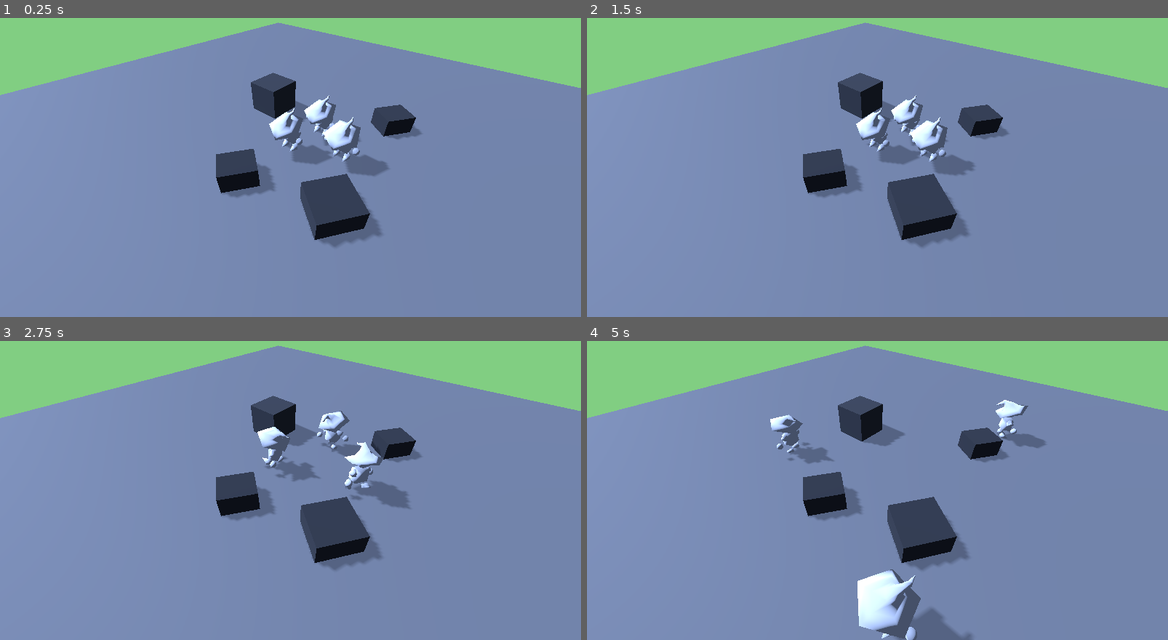
Above: before the commit, frames 1-4 (two rows, left to right).
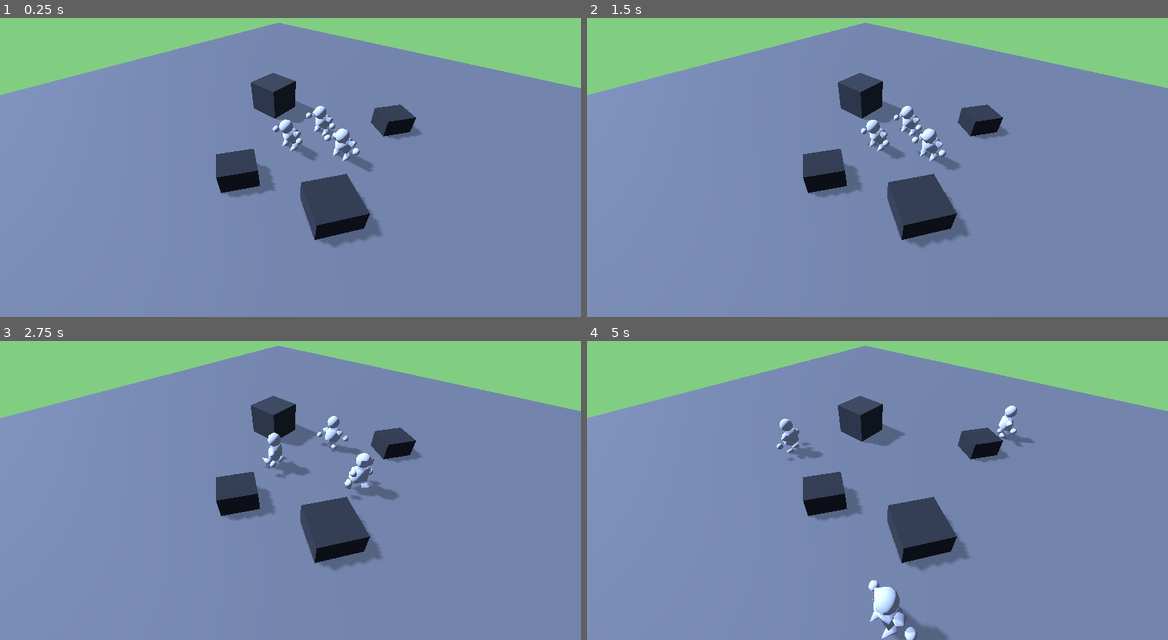
Above: after the commit, the same moments.

Repository: Momonyaro/den-of-adventurers
Game: Godot game, scene res://Scenes/Testing.tscn
Two runs of this game, one before a commit and one after it. Both use one fixed random seed, a clock stepped at 60 frames per second and the inputs below.
Inputs (mouse positions are in pixels of both pictures, inside the frame that each line leads up to):
- Up to frame 1 (0.25 s): no input
- Up to frame 2 (1.5 s): move the mouse to (1005, 137) at 0.52 s; click (1005, 137) at 0.67 s; move the mouse to (761, 170) at 1.27 s; click (761, 170) at 1.42 s
- Up to frame 3 (2.75 s): move the mouse to (348, 403) at 2.02 s; click (348, 403) at 2.17 s
- Up to frame 4 (5 s): move the mouse to (848, 541) at 2.77 s; click (848, 541) at 2.92 s; move the mouse to (1051, 526) at 3.52 s; click (1051, 526) at 3.67 s; move the mouse to (703, 427) at 4.27 s; click (703, 427) at 4.42 s

The runs differ from the first frame. In frame 1, 1.5% of the frame differs, in the area x 46-67%, y 25-53%; in frame 2, 1.5%; in frame 3, 1.1%; in frame 4, 2.4%, in the area x 31-79%, y 19-100%.

Commit message:
testing disabling cosmetic items

Diff:
--- a/Scripts/Test/AgentTest.gd
+++ b/Scripts/Test/AgentTest.gd
@@ -14,6 +14,10 @@
 func _ready():
 	anim_player = model.find_child("AnimationPlayer");
 	anim_player.play("CHEER", 0.1);
+	var test = model.find_child("HAT_MAGICIAN");
+	var rand = randi_range(0, 1);
+	if rand == 0:
+		test.hide();
 
 func _process(delta):
 	if current_anim == "CHEER":
